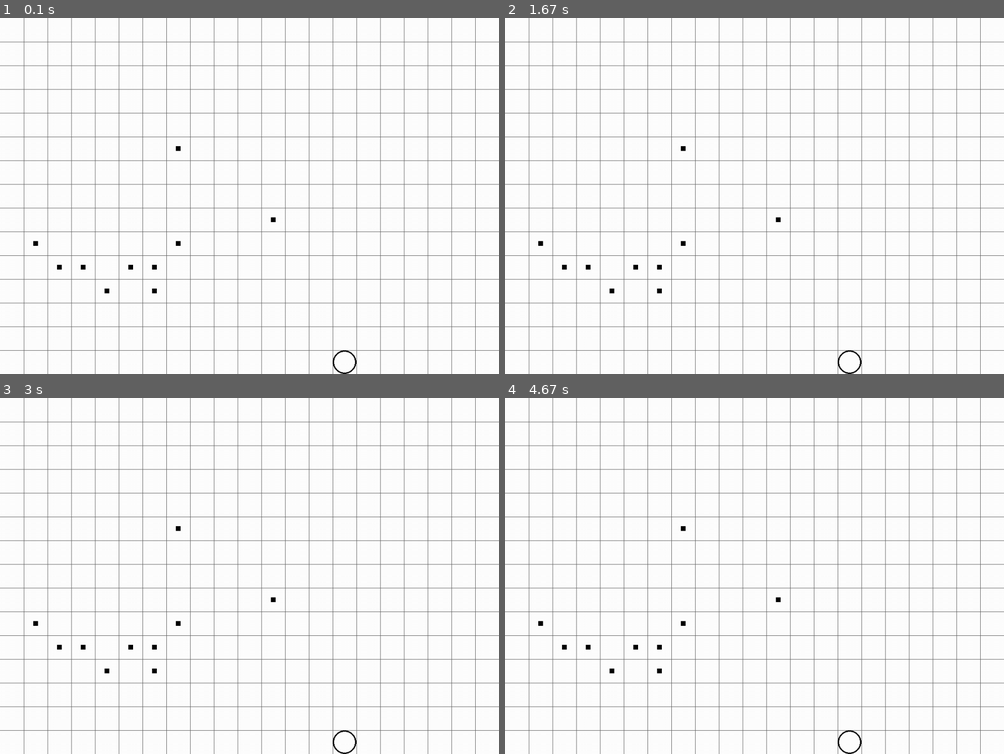
Above: before the commit, frames 1-4 (two rows, left to right).
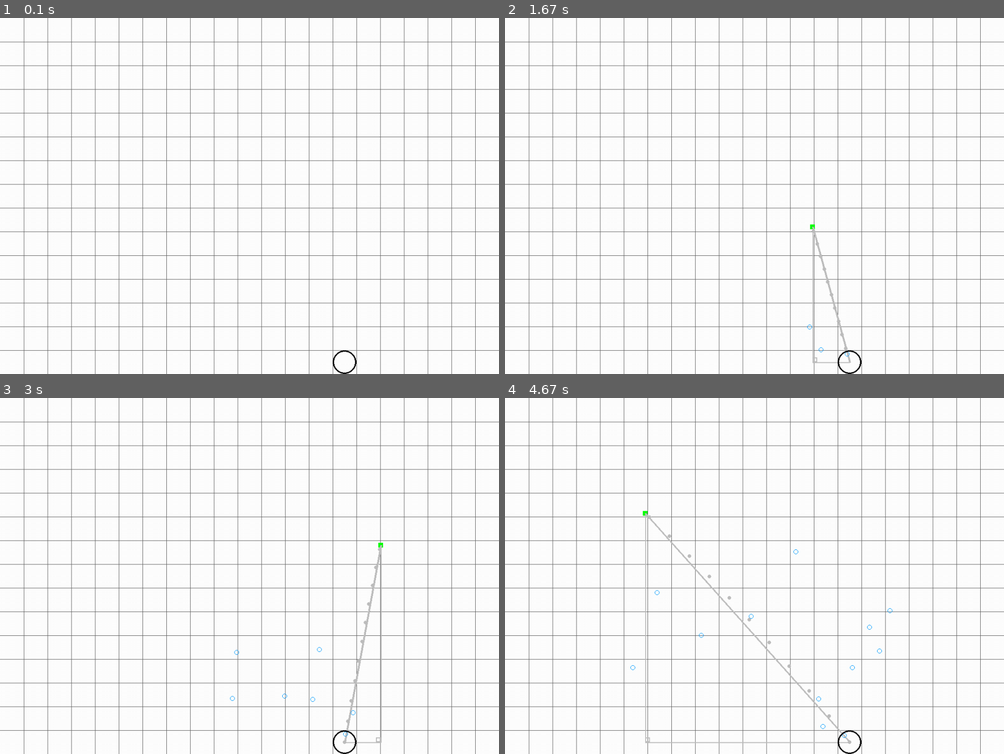
Above: after the commit, the same moments.

Repository: MichaelLesirge/intermediate-programming-class
Game: pygame game, started from pygame/targetting.py
Same seed, same stepped clock (60 frames per second), same inputs: the game is played once before the commit and once after it.
Inputs (mouse positions are in pixels of both pictures, inside the frame that each line leads up to):
- Up to frame 1 (0.1 s): no input
- Up to frame 2 (1.67 s): hold M 0.33-0.8 s; click (634, 199) at 0.88 s; click (599, 281) at 1.22 s; click (814, 228) at 1.55 s
- Up to frame 3 (3 s): click (69, 565) at 1.88 s; click (249, 618) at 2.22 s; click (379, 632) at 2.55 s; click (379, 543) at 2.88 s
- Up to frame 4 (4.67 s): click (909, 568) at 3.22 s; click (859, 511) at 3.55 s; click (604, 458) at 3.88 s; click (634, 640) at 4.22 s; click (644, 511) at 4.55 s

The runs differ from the first frame. In frame 1, 0.1% of the frame differs, in the area x 6-56%, y 35-78%; in frame 2, 0.5%; in frame 3, 0.6%; in frame 4, 0.8%, in the area x 6-78%, y 31-98%.

Commit message:
add tracer mode

Diff:
--- a/pygame/targetting.py
+++ b/pygame/targetting.py
@@ -17,7 +17,7 @@
 
     SCREEN_WIDTH, SCREEN_HEIGHT = 21 * UNIT, 15 * UNIT
 
-    BALL_VELOCITY = 400
+    BALL_VELOCITY = 1200
 
     DRAW_GRID = True
 
@@ -29,18 +29,20 @@
 
     LINE_COLOR = (100, 100, 100)
 
-    NUM_OF_TARGETS = 10
+    NUM_OF_TARGETS = 0
 
 class Target(pygame.sprite.Sprite):
     COLOR = (255, 0, 0)
     SIZE = 0.2 * UNIT
 
-    def __init__(self, location: tuple[int, int]) -> None:
+    def __init__(self, location: tuple[int, int], color = COLOR) -> None:
         super().__init__()
 
         self.image = pygame.Surface((self.SIZE, self.SIZE))
+        self.image.fill(color)
+
         self.rect = self.image.get_rect(center = location)
-        pygame.draw.rect(self.image, self.COLOR, self.rect)
+        pygame.draw.rect(self.image, color, self.rect)
 
     def update(self, bullets: pygame.sprite.Group) -> None:
         hit_by = pygame.sprite.spritecollide(self, bullets, dokill=False)
@@ -49,8 +51,9 @@
 def random_position() -> tuple[int, int]:
     return (random.randrange(0, Settings.SCREEN_WIDTH, UNIT) + UNIT / 2, random.randrange(0, Settings.SCREEN_HEIGHT, UNIT) + UNIT / 2)
 
-def on_screen(rect: pygame.Rect, off_by: int = 0) -> bool:
-    return (-off_by < rect.x < Settings.SCREEN_WIDTH + off_by) and (-off_by < rect.y < Settings.SCREEN_HEIGHT + off_by)
+def on_screen(location: tuple[int, int], off_by: int = 0) -> bool:
+    x, y = location
+    return (-off_by < x < Settings.SCREEN_WIDTH + off_by) and (-off_by < y < Settings.SCREEN_HEIGHT + off_by)
 
 class Bullet(pygame.sprite.Sprite):
     COLOR_DEFAULT = (0, 0, 0)
@@ -83,8 +86,18 @@
         self.x, self.y = self.find_position(self.time)
         self.rect.center = (int(self.x), int(self.y))
 
-        if not on_screen(self.rect, 250):
+        if not on_screen(self.rect.center, 250):
             self.kill()
+
+class Tracer(Bullet):
+
+    def find_end_time(self, target: pygame.Rect) -> float:
+        end = None
+        while end is None and on_screen(self.rect.center, 250):
+            self.update()
+            if self.rect.colliderect(target):
+                end = self.time
+        return end
 
 class Shooter(pygame.sprite.Sprite):
     COLOR = (0, 0, 0)
@@ -92,7 +105,7 @@
 
     COOL_DOWN = 0.25
 
-    def __init__(self, location: tuple[int, int]) -> None:
+    def __init__(self, location: tuple[int, int], color = COLOR) -> None:
         super().__init__()
 
         self.x, self.y = location
@@ -102,7 +115,7 @@
         self.image = pygame.Surface((self.RADIUS * 2, self.RADIUS * 2), pygame.SRCALPHA, 32).convert_alpha()
         self.rect = self.image.get_rect(center=(self.x, self.y))
 
-        pygame.draw.circle(self.image, self.COLOR, (self.RADIUS, self.RADIUS), self.RADIUS, 3)
+        pygame.draw.circle(self.image, color, (self.RADIUS, self.RADIUS), self.RADIUS, 3)
 
     def find_angle(self, target: tuple[int, int], aim_assist: bool, velocity: float) -> float:
         target_x, target_y = target
@@ -166,6 +179,8 @@
 
     going = True
 
+    display_mode = False
+
     while going:
 
         for event in pygame.event.get():
@@ -184,10 +199,8 @@
                     targets.add(Target(random_position()))
                 elif event.key == pygame.K_r:
                     targets.add(Target(pygame.mouse.get_pos()))
-
-        if pygame.key.get_pressed()[pygame.K_m]:
-            x, y = pygame.mouse.get_pos()
-
+                elif event.key == pygame.K_m:
+                    display_mode = not display_mode
 
         if Settings.AUTO_FIRE_MODE and targets:
             for shooter in shooters:
@@ -204,12 +217,42 @@
         shooters.update()
 
         screen.fill(Settings.BACKGROUND)
+
         if Settings.DRAW_GRID:
             for x in range(UNIT, Settings.SCREEN_WIDTH, UNIT):
                 pygame.draw.line(screen, Settings.LINE_COLOR, (x, 0), (x, Settings.SCREEN_HEIGHT))
             for y in range(UNIT, Settings.SCREEN_HEIGHT, UNIT):
                 pygame.draw.line(screen, Settings.LINE_COLOR, (0, y), (Settings.SCREEN_WIDTH, y))
 
+        if display_mode:
+            shooter: Shooter = shooters.sprites()[-1]
+            mouse = pygame.mouse.get_pos()
+
+            x, y = shooter.rect.center
+            tx, ty = mouse
+
+            angle = shooter.find_angle(mouse, True, Settings.BALL_VELOCITY)
+
+            target = Target(mouse, color=("green" if angle else "red"))
+            screen.blit(target.image, target.rect)
+
+            if angle:
+                tracer = Tracer((x, y), Settings.BALL_VELOCITY, angle)
+                time = tracer.find_end_time(target)
+                time_chunk = time / 10
+                while time >= 0:
+                    pygame.draw.circle(screen, "grey", tracer.find_position(time), 4)
+                    time -= time_chunk
+
+
+            pygame.draw.line(screen, "grey", (x, y), (tx, ty), 4)
+
+            pygame.draw.line(screen, "grey", (x, y), (tx, y), 2)
+            pygame.draw.line(screen, "grey", (tx, y), (tx, ty), 2)
+
+            box_size = 10
+            pygame.draw.rect(screen, "grey", pygame.Rect(tx + [0, -box_size][tx > x], y - [box_size, 0][ty > y], box_size, box_size), 2)
+
         bullets.draw(screen)
         targets.draw(screen)
         shooters.draw(screen)
